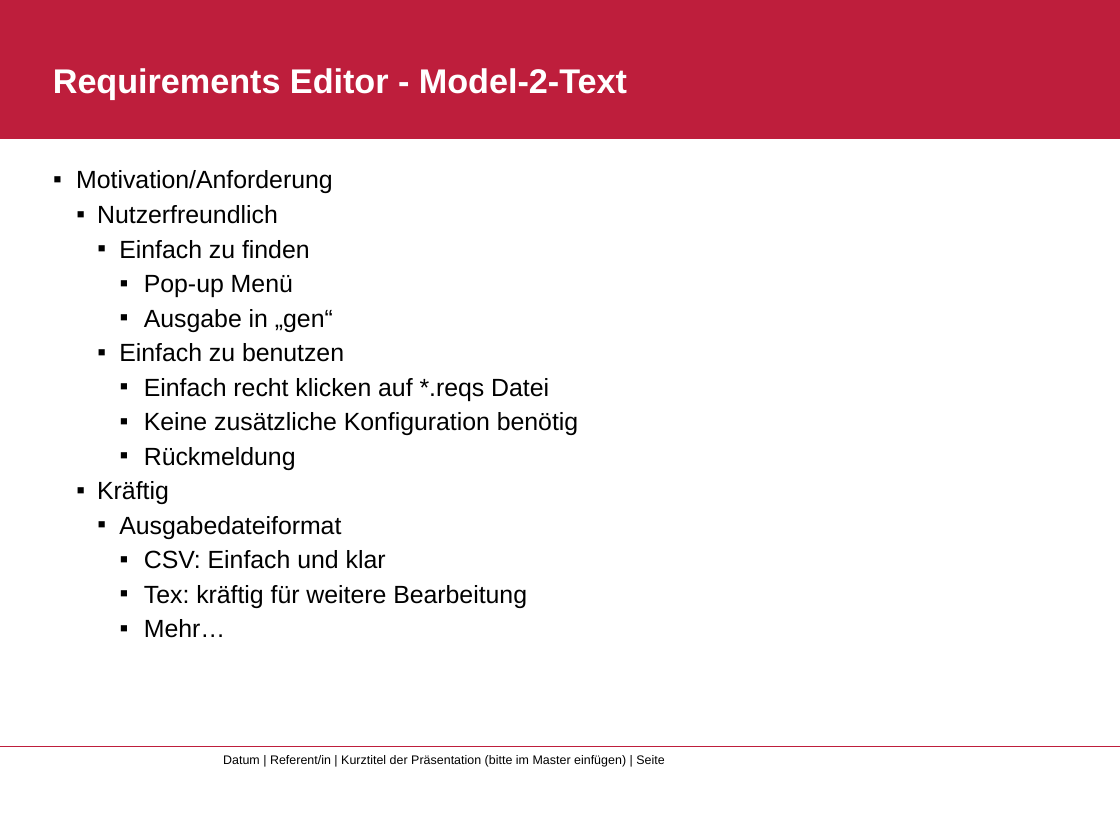
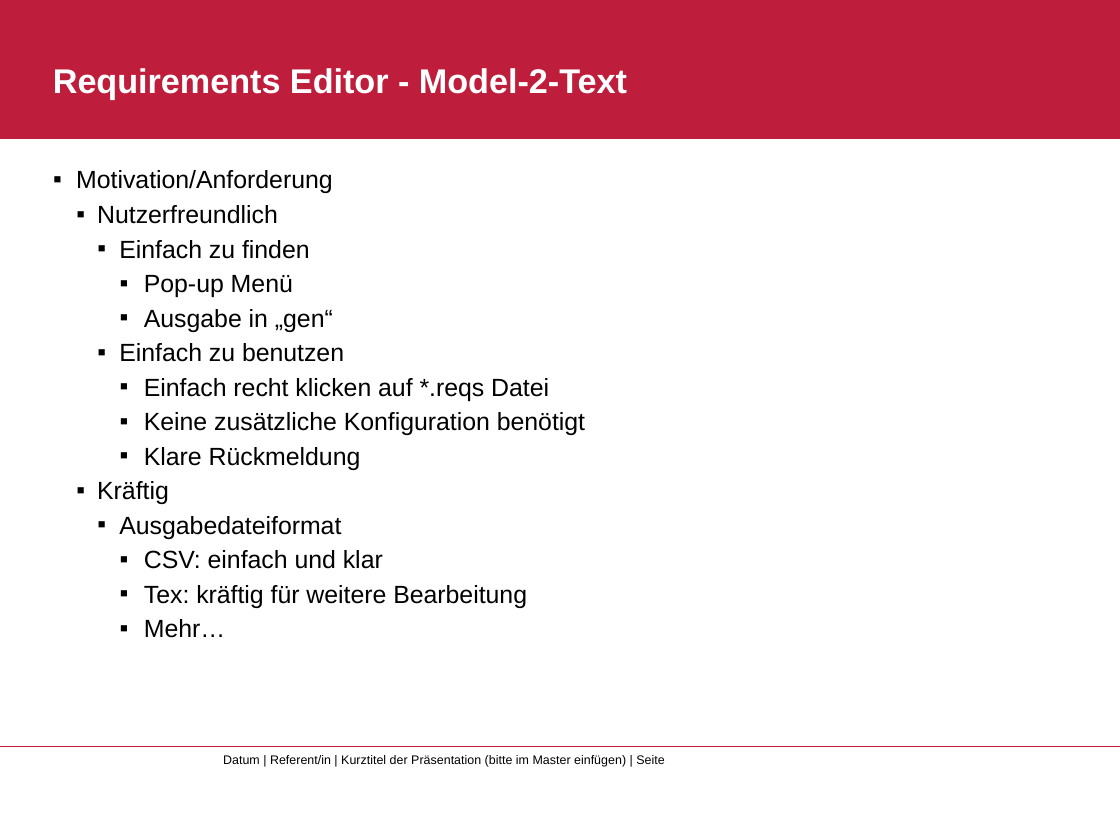
Before and after one commit to Kogoro/RequirementsEditor, a slide deck: slide 8 of PPT/MBSE - RequirementsEditor.pptx. Drawn at 1120x840 pixels with LibreOffice and Linux fonts; fonts in the diff are those of the drawing; background and template pictures are left out. Boxes give left, top, right and bottom in pixels: in the first picture for what was removed or moved away, otherwise in the second. Text is boxed around its words. In the diff, an @@ line names an element or a change of style, - is before the commit and + after.

```diff
--- a/PPT/MBSE - RequirementsEditor.pptx
+++ b/PPT/MBSE - RequirementsEditor.pptx
@@ text at (x1=144, y1=412, x2=585, y2=470): text changed @@
-        ▪ Keine zusätzliche Konfiguration benötig
-        ▪ Rückmeldung
+        ▪ Keine zusätzliche Konfiguration benötigt
+        ▪ Klare Rückmeldung
@@ text at (x1=144, y1=550, x2=383, y2=569): text changed @@
-        ▪ CSV: Einfach und klar
+        ▪ CSV: einfach und klar
```
Also in this commit, not shown: 1 other slide changed.
